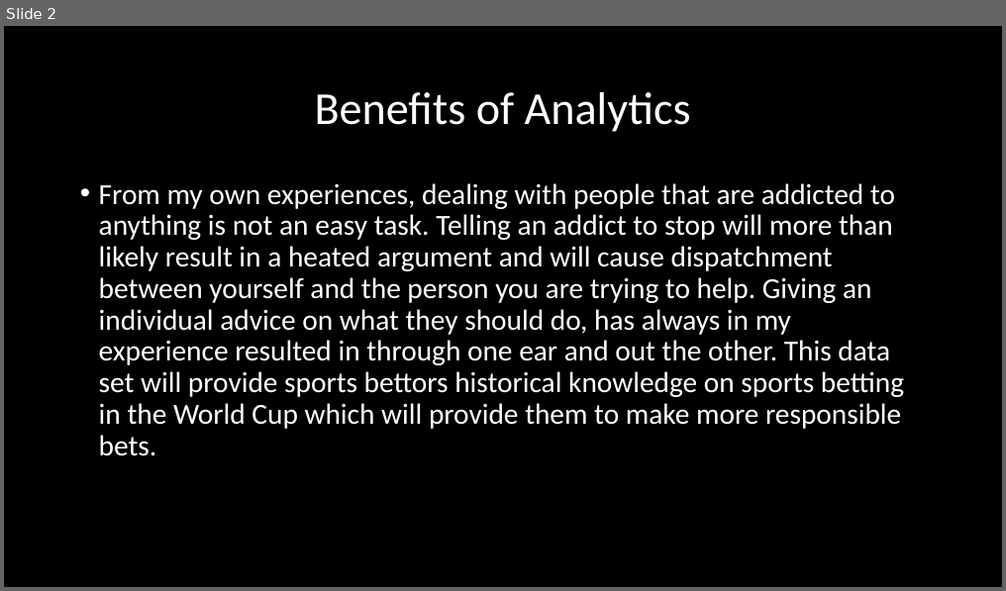
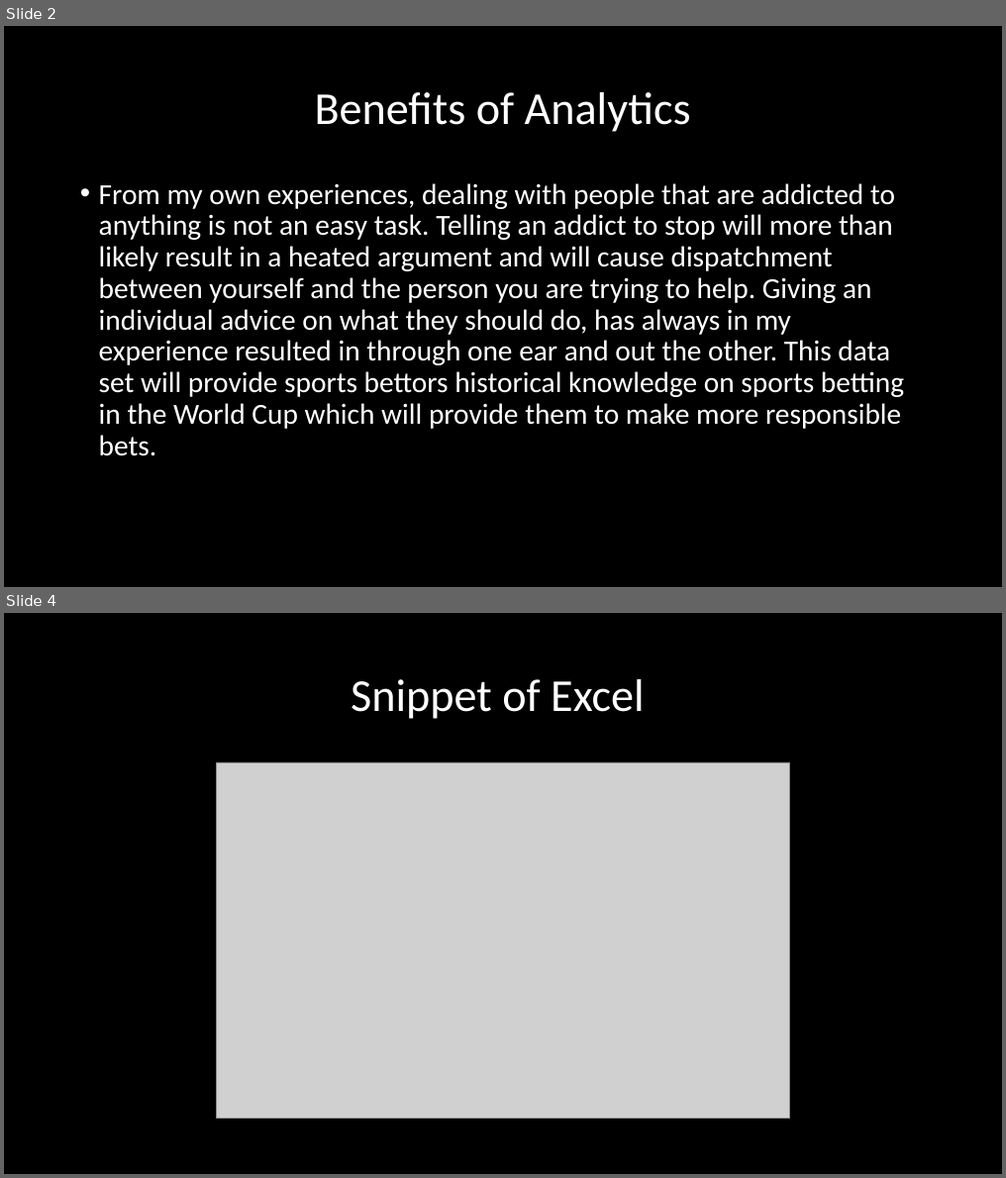
Before and after one commit to CasperOngAnte/Info-450, a slide deck: ProjectInfo450.pptx. Shown one above the other, each under a label of ours: slide 2 before the commit, slides 2 and 4 after it; the slides between them are not shown. The pictures are 1006x591 and 1006x1178 pixels, drawn with LibreOffice and Linux fonts; fonts in the diff are those of the drawing; grey boxes stand for pictures. Boxes give left, top, right and bottom in pixels: in the first picture for what was removed or moved away, otherwise in the second. Text is boxed around its words. In the diff, an @@ line names an element or a change of style, - is before the commit and + after.

```diff
--- a/ProjectInfo450.pptx
+++ b/ProjectInfo450.pptx
@@ slide 4 added at <box>4,613,1002,1174</box>, background #000000 @@
@@ title added at <box>350,679,645,719</box>, 44 pt, text #FFFFFF @@
+Snippet of Excel
@@ picture added at <box>217,762,790,1119</box> @@
```
Also in this commit, not shown: 2 slides changed, 1 slide removed.
